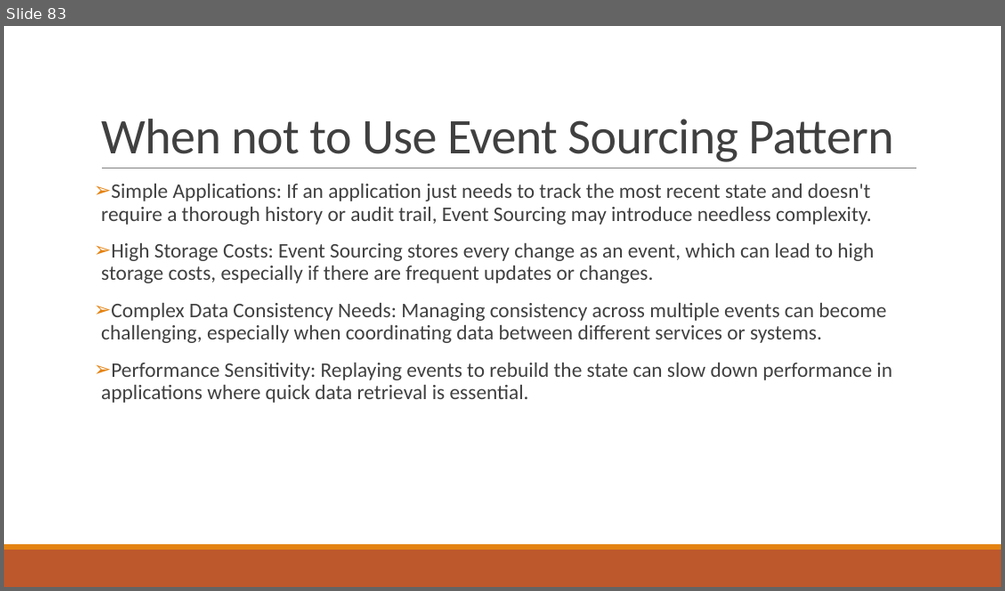
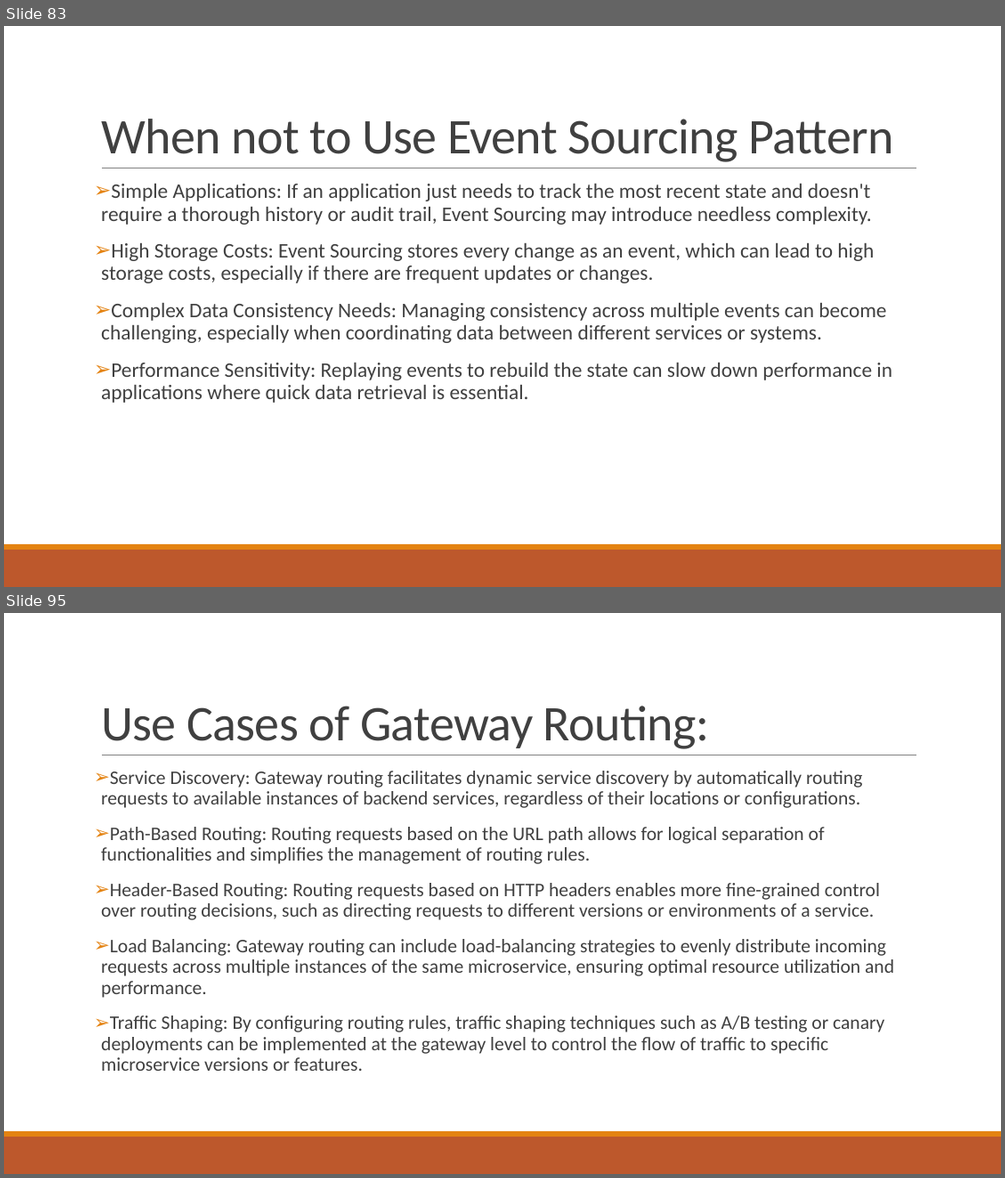
Before and after one commit to Sujatabatra/ThalesAug2025, a slide deck: Microservice Design Patterns.pptx. Shown one above the other, each under a label of ours: slide 83 before the commit, slides 83 and 95 after it; the slides between them are not shown. The pictures are 1005x591 and 1005x1178 pixels, drawn with LibreOffice and Linux fonts; fonts in the diff are those of the drawing. Boxes give left, top, right and bottom in pixels: in the first picture for what was removed or moved away, otherwise in the second. Text is boxed around its words. In the diff, an @@ line names an element or a change of style, - is before the commit and + after.

```diff
--- a/Microservice Design Patterns.pptx
+++ b/Microservice Design Patterns.pptx
@@ slide 95 added at (4, 613, 1001, 1174), background #FFFFFF; not listed: 3 template elements that a slide beside it also shows @@
@@ title added at (101, 706, 709, 749), 48 pt, text #404040 @@
+Use Cases of Gateway Routing:
@@ text added at (101, 771, 894, 1070), 18.5 pt, text #404040 @@
+➢ Service Discovery: Gateway routing facilitates dynamic service discovery by automatically routing requests to available instances of backend services, regardless of their locations or configurations.
+➢ Path-Based Routing: Routing requests based on the URL path allows for logical separation of functionalities and simplifies the management of routing rules.
+➢ Header-Based Routing: Routing requests based on HTTP headers enables more fine-grained control over routing decisions, such as directing requests to different versions or environments of a service.
+➢ Load Balancing: Gateway routing can include load-balancing strategies to evenly distribute incoming requests across multiple instances of the same microservice, ensuring optimal resource utilization and performance.
+➢ Traffic Shaping: By configuring routing rules, traffic shaping techniques such as A/B testing or canary deployments can be implemented at the gateway level to control the flow of traffic to specific microservice versions or features.
```
Also in this commit, not shown: 72 other slides added.
